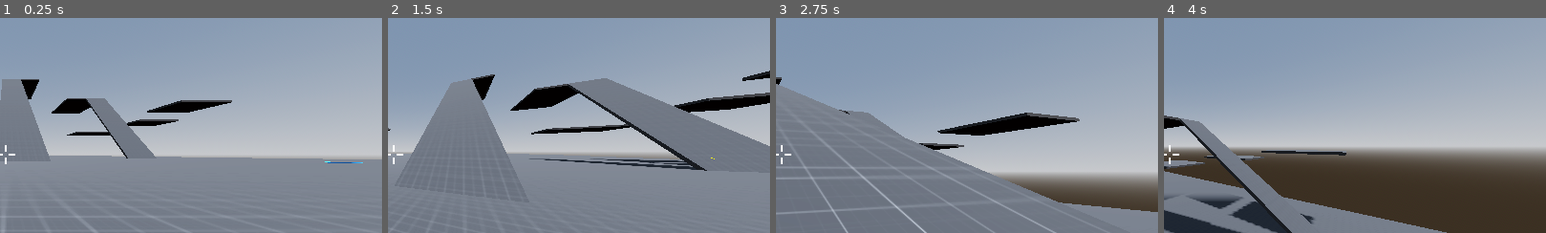
Above: before the commit, frames 1-4 (left to right).
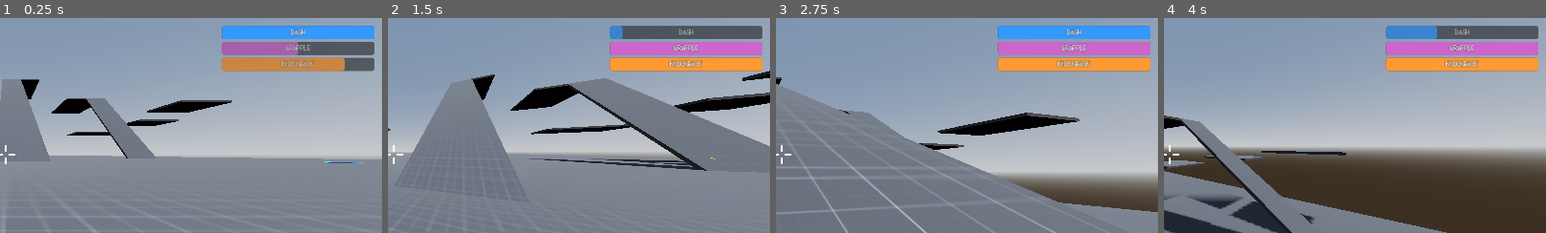
Above: after the commit, the same moments.

Repository: ayoubachak/sticky-man
Game: Godot game, scene res://Scenes/TemplateMapScene.tscn
Two runs of this game, one before a commit and one after it. Both use one fixed random seed, a clock stepped at 60 frames per second and the inputs below. The engine's default icon, where the game draws it, is replaced by a stand-in: a white triangle on a blue panel in a dark square.
Inputs (mouse positions are % of the whole screen's width and height, from its top left):
- Up to frame 1 (0.25 s): no input
- Up to frame 2 (1.5 s): tap Enter at 0.5 s; move the mouse to (55, 50) at 0.52 s; hold W (moveForward) from 0.53 s (still down); tap Ctrl (dash) at 0.6, 1.35 s; click (55, 50) at 0.67 s; tap Space (jump) at 0.77 s; move the mouse to (45, 50) at 1.27 s
- Up to frame 3 (2.75 s): keep holding W (moveForward); tap Space (jump) at 1.52 s; move the mouse to (52, 48) at 2.02 s; right-click (52, 48) at 2.1 s; tap Ctrl (dash) at 2.3 s
- Up to frame 4 (4 s): keep holding W (moveForward); move the mouse to (49, 52) at 2.77 s; tap Shift (run) at 2.85 s; click (49, 52) at 2.92 s; tap Space (jump) at 3.02, 3.77 s; tap Ctrl (dash) at 3.05, 3.8 s; move the mouse to (57, 51) at 3.52 s; tap Mouse wheel up (useKnockbackTool) at 3.6 s
The pictures show only the part of the screen within x 49-99%, y 18-68%; the shares and areas given below are measured in that part.

The runs differ from the first frame. In frame 1, 7.6% of the frame differs, in the area x 58-98%, y 3-25%; in frame 2, 7.6%; in frame 3, 7.6%; in frame 4, 7.6%.

Commit message:
Add ability cooldown bars to HUD; implement Dash, Grapple, and Knockback bars with initialization and update methods for visual feedback on ability availability.

Diff:
--- a/Scenes/PlayerCharacterScene.tscn
+++ b/Scenes/PlayerCharacterScene.tscn
@@ -150,6 +150,48 @@
 font_size = 20
 outline_size = 1
 outline_color = Color(0, 0, 0, 1)
+
+[sub_resource type="StyleBoxFlat" id="StyleBoxFlat_DashBarBG"]
+bg_color = Color(0.1, 0.1, 0.1, 0.8)
+corner_radius_top_left = 4
+corner_radius_top_right = 4
+corner_radius_bottom_right = 4
+corner_radius_bottom_left = 4
+
+[sub_resource type="StyleBoxFlat" id="StyleBoxFlat_DashBar"]
+bg_color = Color(0.2, 0.6, 1, 1)
+corner_radius_top_left = 4
+corner_radius_top_right = 4
+corner_radius_bottom_right = 4
+corner_radius_bottom_left = 4
+
+[sub_resource type="StyleBoxFlat" id="StyleBoxFlat_GrappleBarBG"]
+bg_color = Color(0.1, 0.1, 0.1, 0.8)
+corner_radius_top_left = 4
+corner_radius_top_right = 4
+corner_radius_bottom_right = 4
+corner_radius_bottom_left = 4
+
+[sub_resource type="StyleBoxFlat" id="StyleBoxFlat_GrappleBar"]
+bg_color = Color(0.8, 0.4, 0.8, 1)
+corner_radius_top_left = 4
+corner_radius_top_right = 4
+corner_radius_bottom_right = 4
+corner_radius_bottom_left = 4
+
+[sub_resource type="StyleBoxFlat" id="StyleBoxFlat_KnockbackBarBG"]
+bg_color = Color(0.1, 0.1, 0.1, 0.8)
+corner_radius_top_left = 4
+corner_radius_top_right = 4
+corner_radius_bottom_right = 4
+corner_radius_bottom_left = 4
+
+[sub_resource type="StyleBoxFlat" id="StyleBoxFlat_KnockbackBar"]
+bg_color = Color(1, 0.6, 0.2, 1)
+corner_radius_top_left = 4
+corner_radius_top_right = 4
+corner_radius_bottom_right = 4
+corner_radius_bottom_left = 4
 
 [node name="PlayerCharacter" type="CharacterBody3D" groups=["PlayerCharacter"]]
 collision_mask = 3
@@ -599,6 +641,107 @@
 text = "SCORE: 0"
 horizontal_alignment = 2
 
+[node name="AbilitiesContainer" type="VBoxContainer" parent="HUD"]
+layout_mode = 1
+anchors_preset = 1
+anchor_left = 1.0
+anchor_right = 1.0
+offset_left = -250.0
+offset_top = 130.0
+offset_right = -20.0
+offset_bottom = 220.0
+grow_horizontal = 0
+
+[node name="DashBar" type="ProgressBar" parent="HUD/AbilitiesContainer"]
+custom_minimum_size = Vector2(220, 20)
+layout_mode = 2
+theme_override_styles/background = SubResource("StyleBoxFlat_DashBarBG")
+theme_override_styles/fill = SubResource("StyleBoxFlat_DashBar")
+value = 100.0
+show_percentage = false
+
+[node name="Label" type="Label" parent="HUD/AbilitiesContainer/DashBar"]
+layout_mode = 1
+anchors_preset = 8
+anchor_left = 0.5
+anchor_top = 0.5
+anchor_right = 0.5
+anchor_bottom = 0.5
+offset_left = -20.0
+offset_top = -8.0
+offset_right = 20.0
+offset_bottom = 8.0
+grow_horizontal = 2
+grow_vertical = 2
+theme_override_colors/font_color = Color(1, 1, 1, 1)
+theme_override_colors/font_outline_color = Color(0, 0, 0, 1)
+theme_override_constants/outline_size = 1
+theme_override_fonts/font = ExtResource("5_kleop")
+theme_override_font_sizes/font_size = 12
+text = "DASH"
+horizontal_alignment = 1
+vertical_alignment = 1
+
+[node name="GrappleBar" type="ProgressBar" parent="HUD/AbilitiesContainer"]
+custom_minimum_size = Vector2(220, 20)
+layout_mode = 2
+theme_override_styles/background = SubResource("StyleBoxFlat_GrappleBarBG")
+theme_override_styles/fill = SubResource("StyleBoxFlat_GrappleBar")
+value = 100.0
+show_percentage = false
+
+[node name="Label" type="Label" parent="HUD/AbilitiesContainer/GrappleBar"]
+layout_mode = 1
+anchors_preset = 8
+anchor_left = 0.5
+anchor_top = 0.5
+anchor_right = 0.5
+anchor_bottom = 0.5
+offset_left = -30.0
+offset_top = -8.0
+offset_right = 30.0
+offset_bottom = 8.0
+grow_horizontal = 2
+grow_vertical = 2
+theme_override_colors/font_color = Color(1, 1, 1, 1)
+theme_override_colors/font_outline_color = Color(0, 0, 0, 1)
+theme_override_constants/outline_size = 1
+theme_override_fonts/font = ExtResource("5_kleop")
+theme_override_font_sizes/font_size = 12
+text = "GRAPPLE"
+horizontal_alignment = 1
+vertical_alignment = 1
+
+[node name="KnockbackBar" type="ProgressBar" parent="HUD/AbilitiesContainer"]
+custom_minimum_size = Vector2(220, 20)
+layout_mode = 2
+theme_override_styles/background = SubResource("StyleBoxFlat_KnockbackBarBG")
+theme_override_styles/fill = SubResource("StyleBoxFlat_KnockbackBar")
+value = 100.0
+show_percentage = false
+
+[node name="Label" type="Label" parent="HUD/AbilitiesContainer/KnockbackBar"]
+layout_mode = 1
+anchors_preset = 8
+anchor_left = 0.5
+anchor_top = 0.5
+anchor_right = 0.5
+anchor_bottom = 0.5
+offset_left = -35.0
+offset_top = -8.0
+offset_right = 35.0
+offset_bottom = 8.0
+grow_horizontal = 2
+grow_vertical = 2
+theme_override_colors/font_color = Color(1, 1, 1, 1)
+theme_override_colors/font_outline_color = Color(0, 0, 0, 1)
+theme_override_constants/outline_size = 1
+theme_override_fonts/font = ExtResource("5_kleop")
+theme_override_font_sizes/font_size = 12
+text = "KNOCKBACK"
+horizontal_alignment = 1
+vertical_alignment = 1
+
 [node name="GameOverScreen" type="Control" parent="HUD"]
 process_mode = 3
 visible = false
--- a/Scripts/Others/ObjectToolScript.gd
+++ b/Scripts/Others/ObjectToolScript.gd
@@ -36,3 +36,7 @@
 func sendProperties():
 	#display knockback tool properties
 	hud.displayKnockbackToolWaitTime(waitTimeBefCanUseKnobaAgain)
+
+	# Update knockback ability bar
+	if hud.has_method("update_knockback_bar"):
+		hud.update_knockback_bar(waitTimeBefCanUseKnobaAgain, waitTimeBefCanUseKnobaAgainRef)
--- a/Scripts/PlayerCharacter/PlayerCharacterScript.gd
+++ b/Scripts/PlayerCharacter/PlayerCharacterScript.gd
@@ -346,6 +346,10 @@
 	hud.displayNbJumpsAllowedInAir(nbJumpsInAirAllowed)
 	hud.displayGrappleHookToolWaitTime(timeBeforeCanGrappleAgain)
 
+	# Update ability cooldown bars
+	hud.update_dash_bar(timeBeforeCanDashAgain, timeBeforeCanDashAgainRef)
+	hud.update_grapple_bar(timeBeforeCanGrappleAgain, timeBeforeCanGrappleAgainRef)
+
 	#not a property, but a visual
 	if currentState == states.DASH: hud.displaySpeedLines(dashTime)
 
--- a/Scripts/PlayerCharacter/UI/HUDScript.gd
+++ b/Scripts/PlayerCharacter/UI/HUDScript.gd
@@ -23,6 +23,11 @@
 @onready var game_over_screen = $GameOverScreen
 @onready var score_label = $ScoreContainer/ScoreLabel
 
+# Ability bars references
+@onready var dash_bar = $AbilitiesContainer/DashBar
+@onready var grapple_bar = $AbilitiesContainer/GrappleBar
+@onready var knockback_bar = $AbilitiesContainer/KnockbackBar
+
 func _ready():
 	# Set process mode to allow UI interaction when the game is paused
 	process_mode = Node.PROCESS_MODE_WHEN_PAUSED
@@ -40,6 +45,28 @@
 		print("Score label initialized")
 	else:
 		print("WARNING: Score label not found in HUD")
+
+	# Initialize ability bars
+	if has_node("AbilitiesContainer/DashBar"):
+		dash_bar = $AbilitiesContainer/DashBar
+		dash_bar.value = 100.0
+		print("Dash bar initialized")
+	else:
+		print("WARNING: Dash bar not found in HUD")
+
+	if has_node("AbilitiesContainer/GrappleBar"):
+		grapple_bar = $AbilitiesContainer/GrappleBar
+		grapple_bar.value = 100.0
+		print("Grapple bar initialized")
+	else:
+		print("WARNING: Grapple bar not found in HUD")
+
+	if has_node("AbilitiesContainer/KnockbackBar"):
+		knockback_bar = $AbilitiesContainer/KnockbackBar
+		knockback_bar.value = 100.0
+		print("Knockback bar initialized")
+	else:
+		print("WARNING: Knockback bar not found in HUD")
 
 	# Hide game over screen at start
 	if game_over_screen:
@@ -166,6 +193,43 @@
 	var tween = create_tween().set_process_mode(Tween.TWEEN_PROCESS_PHYSICS)
 	tween.tween_property(score_label, "modulate", Color(1, 1, 1), 0.5)
 
+# Update the dash ability bar (shows remaining cooldown as percentage)
+func update_dash_bar(current_cooldown: float, max_cooldown: float):
+	if dash_bar and is_instance_valid(dash_bar):
+		# When cooldown is 0, bar should be full (100%), when max cooldown, bar should be empty (0%)
+		var percentage = ((max_cooldown - current_cooldown) / max_cooldown) * 100.0
+		dash_bar.value = percentage
+
+		# Optional: Change opacity based on availability
+		if current_cooldown <= 0:
+			dash_bar.modulate.a = 1.0  # Fully available
+		else:
+			dash_bar.modulate.a = 0.7  # On cooldown
+
+# Update the grapple hook ability bar
+func update_grapple_bar(current_cooldown: float, max_cooldown: float):
+	if grapple_bar and is_instance_valid(grapple_bar):
+		var percentage = ((max_cooldown - current_cooldown) / max_cooldown) * 100.0
+		grapple_bar.value = percentage
+
+		# Optional: Change opacity based on availability
+		if current_cooldown <= 0:
+			grapple_bar.modulate.a = 1.0  # Fully available
+		else:
+			grapple_bar.modulate.a = 0.7  # On cooldown
+
+# Update the knockback tool ability bar
+func update_knockback_bar(current_cooldown: float, max_cooldown: float):
+	if knockback_bar and is_instance_valid(knockback_bar):
+		var percentage = ((max_cooldown - current_cooldown) / max_cooldown) * 100.0
+		knockback_bar.value = percentage
+
+		# Optional: Change opacity based on availability
+		if current_cooldown <= 0:
+			knockback_bar.modulate.a = 1.0  # Fully available
+		else:
+			knockback_bar.modulate.a = 0.7  # On cooldown
+
 # Show a milestone notification when the player reaches a score threshold
 func show_milestone_notification(message: String):
 	# Check if enough time has passed since the last notification (minimum 3 seconds)
Not shown: 1 places in Scenes/PlayerCharacterScene.tscn that only renumber resources
